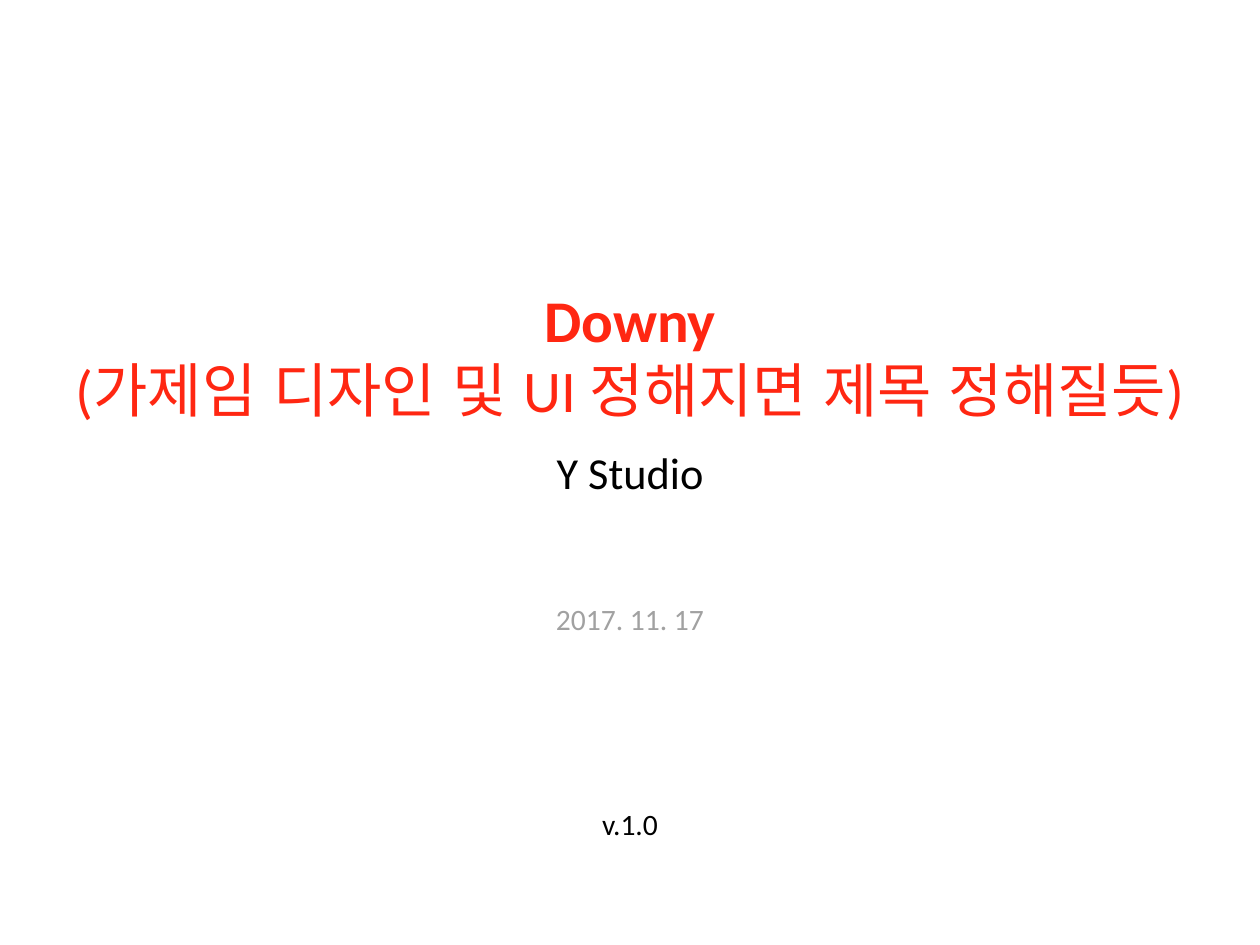
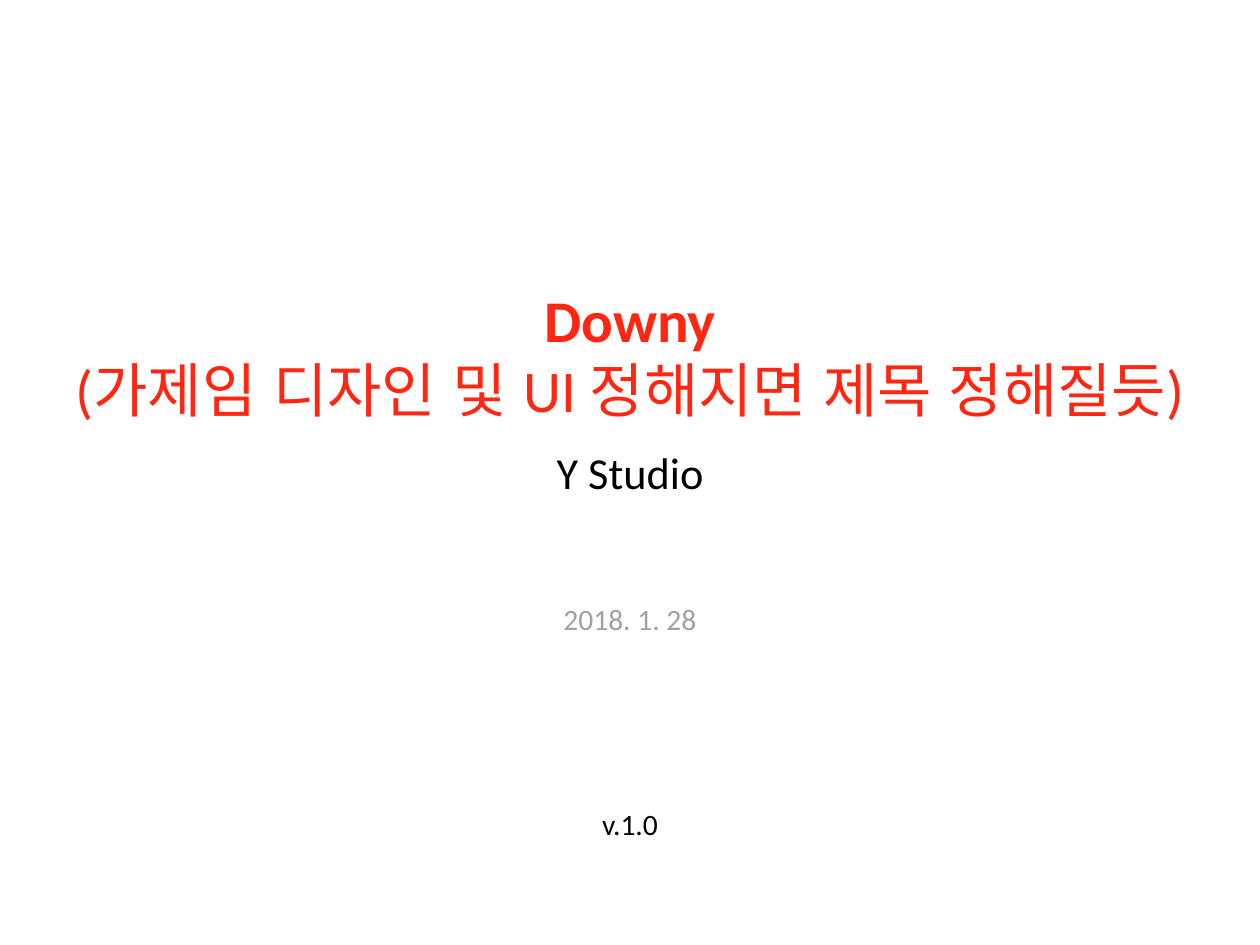
Before and after one commit to giddol/downy, a slide deck: slide 1 of etc/downy_ver_1.0.ppt. Drawn at 1260x945 pixels with LibreOffice and Linux fonts; fonts in the diff are those of the drawing. Boxes give left, top, right and bottom in pixels: in the first picture for what was removed or moved away, otherwise in the second. Text is boxed around its words. In the diff, an @@ line names an element or a change of style, - is before the commit and + after.

Commit message:
날짜만 바낌

```diff
--- a/etc/downy_ver_1.0.ppt
+++ b/etc/downy_ver_1.0.ppt
@@ text at <box>563,610,696,630</box>: text changed @@
-2017. 11. 17
+2018. 1. 28
```
